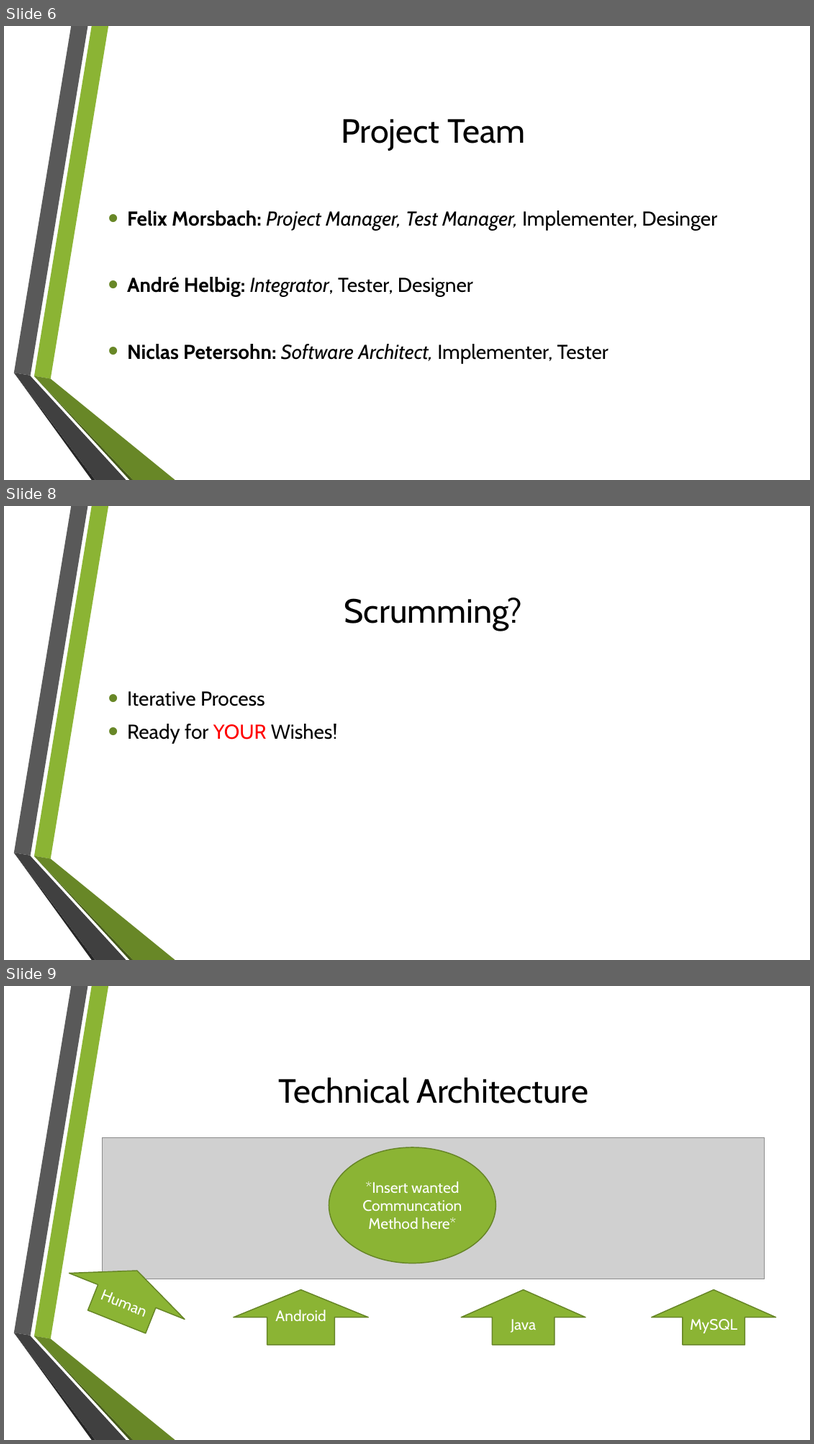
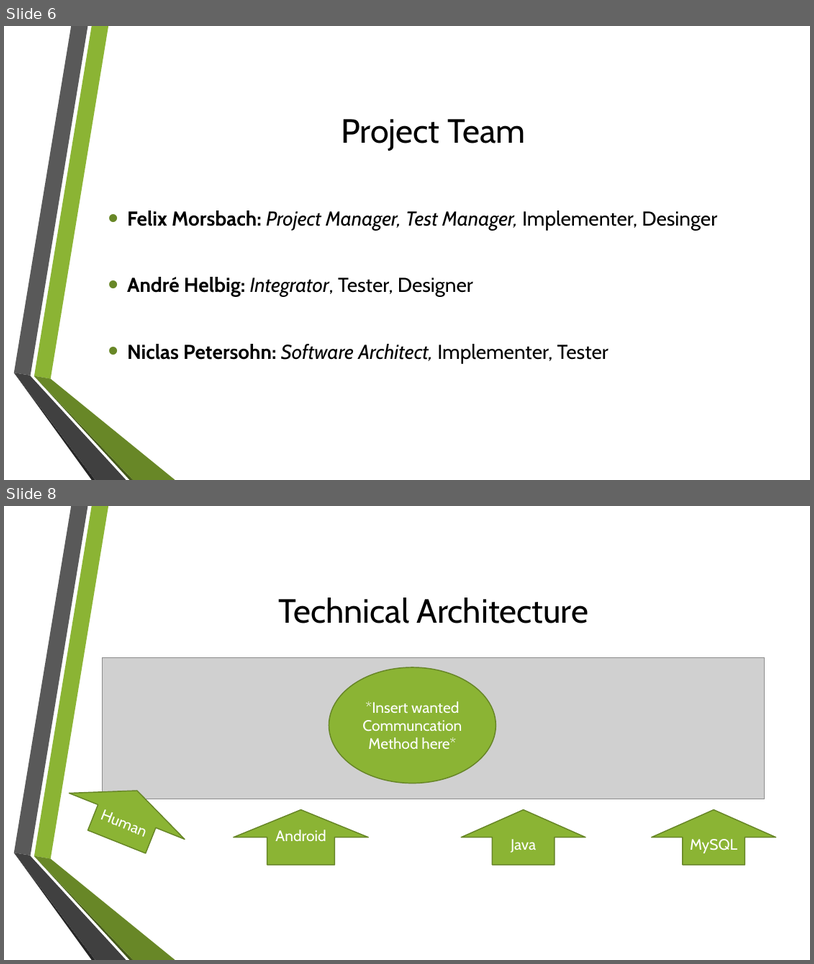
Before and after one commit to GamingBets/documents, a slide deck: Gaming-Bets.pptx. Shown one above the other, each under a label of ours: slides 6, 8 and 9 before the commit, slides 6 and 8 after it; the slides between them are not shown. The pictures are 814x1444 and 814x964 pixels, drawn with LibreOffice and Linux fonts; fonts in the diff are those of the drawing; grey boxes stand for pictures; background and template pictures are left out. Boxes give left, top, right and bottom in pixels: in the first picture for what was removed or moved away, otherwise in the second. Text is boxed around its words. In the diff, an @@ line names an element or a change of style, - is before the commit and + after.

```diff
--- a/Gaming-Bets.pptx
+++ b/Gaming-Bets.pptx
@@ slide 8 removed at <box>4,506,810,960</box>, background picture (left out); not listed: 6 template elements that a slide beside it also shows @@
@@ title removed at <box>345,597,522,631</box> @@
-Scrumming?
@@ text removed at <box>127,691,337,743</box> @@
-• Iterative Process
-• Ready for YOUR Wishes!
@@ what was slide 9 is now slide 8 @@
```
Also in this commit, not shown: 2 slides changed, 2 other files.
